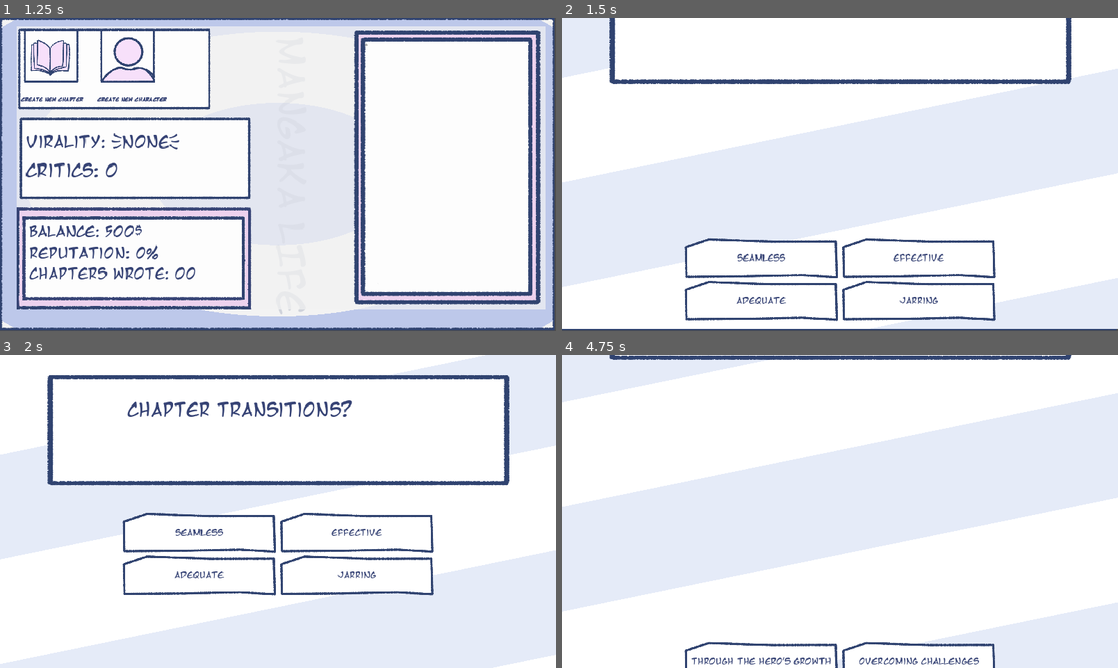
Above: before the commit, frames 1-4 (two rows, left to right).
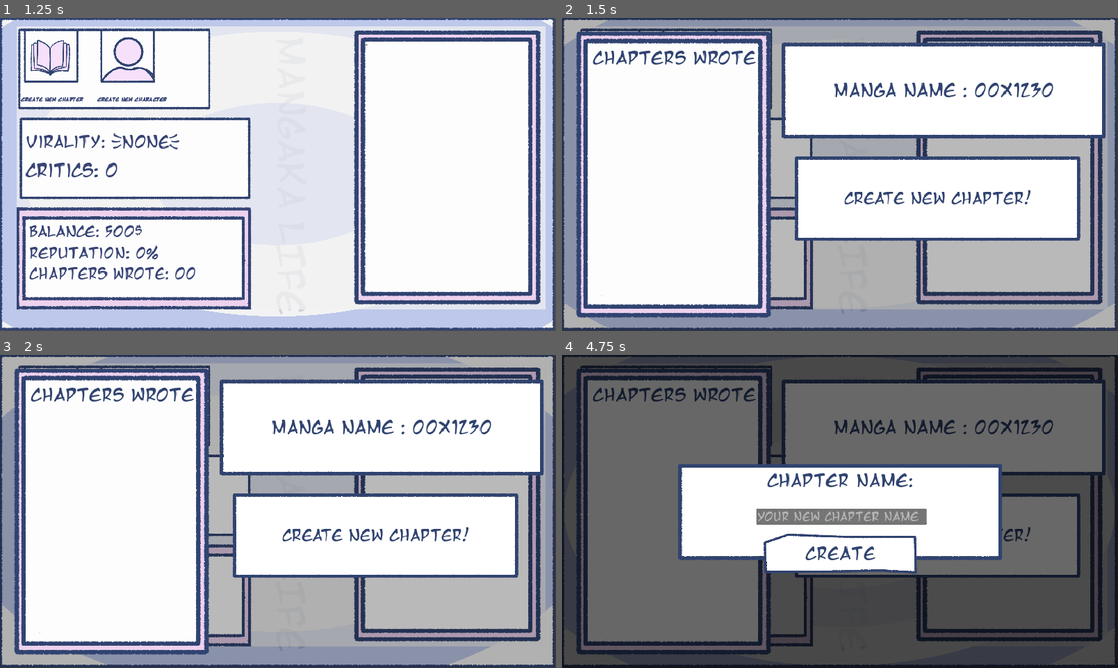
Above: after the commit, the same moments.

Repository: Noodle-Dev/Mangaka-Life
Game: Godot game, scene res://assets/scenes/Menus/Main_Menu.tscn
Two runs of this game, one before a commit and one after it. Both use one fixed random seed, a clock stepped at 60 frames per second and the inputs below. The project has no main scene, so this scene is started directly.
Inputs (mouse positions are in pixels of both pictures, inside the frame that each line leads up to):
- Up to frame 1 (1.25 s): click "Start Game" at 0.5 s
- Up to frame 2 (1.5 s): click "Create New CHapter" at 1.25 s
- Up to frame 3 (2 s): no input
- Up to frame 4 (4.75 s): click "Create New CHapter" at 2 s; click "Create New Character" at 2.75 s; click "Create New Character" at 3.5 s; click (940, 536) at 4.25 s, where only the run after the commit has a clickable "CREATE NEW CHAPTER!"

Frame 1 is identical in both runs. In frame 2, 62% of the frame differs, in the area x 0-100%, y 0-100%; in frame 3, 53%; in frame 4, 97%.

Commit message:
Minor changes

Diff:
--- a/assets/prefabs/Chapters_Viewer.tscn
+++ b/assets/prefabs/Chapters_Viewer.tscn
@@ -1,9 +1,10 @@
-[gd_scene load_steps=5 format=3 uid="uid://ytibql8edrfb"]
+[gd_scene load_steps=6 format=3 uid="uid://ytibql8edrfb"]
 
 [ext_resource type="Texture2D" uid="uid://djj4jkshl6n1r" path="res://assets/sprites/UI/Comments.png" id="1_645l8"]
 [ext_resource type="Script" path="res://assets/scripts/Chapter_Creation/Chapter_Views.gd" id="1_d2vld"]
 [ext_resource type="FontFile" uid="uid://svjf1m8quja6" path="res://assets/fonts/mangat.ttf" id="2_x4iok"]
 [ext_resource type="Texture2D" uid="uid://cnrepagugekve" path="res://assets/sprites/UI/MiniGameHolder.png" id="3_hwg8i"]
+[ext_resource type="Texture2D" uid="uid://dpwnn3anj5uq4" path="res://assets/sprites/UI/UI Question.png" id="5_hbca3"]
 
 [node name="Node2D" type="Node2D"]
 script = ExtResource("1_d2vld")
@@ -89,7 +90,7 @@
 horizontal_alignment = 1
 vertical_alignment = 1
 
-[node name="TextureButton" type="TextureButton" parent="Control"]
+[node name="Create_Chap" type="TextureButton" parent="Control"]
 layout_mode = 1
 anchors_preset = 3
 anchor_left = 1.0
@@ -105,7 +106,7 @@
 scale = Vector2(0.88, 0.88)
 texture_normal = ExtResource("3_hwg8i")
 
-[node name="Manga Name2" type="Label" parent="Control/TextureButton"]
+[node name="Manga Name2" type="Label" parent="Control/Create_Chap"]
 layout_mode = 1
 anchors_preset = 15
 anchor_right = 1.0
@@ -118,3 +119,93 @@
 text = "CREATE NEW CHAPTER!"
 horizontal_alignment = 1
 vertical_alignment = 1
+
+[node name="Chapter_NameCreation" type="ColorRect" parent="Control"]
+visible = false
+layout_mode = 1
+anchors_preset = 15
+anchor_right = 1.0
+anchor_bottom = 1.0
+grow_horizontal = 2
+grow_vertical = 2
+color = Color(0, 0, 0, 0.592157)
+
+[node name="TextureRect3" type="TextureRect" parent="Control/Chapter_NameCreation"]
+layout_mode = 1
+anchors_preset = 8
+anchor_left = 0.5
+anchor_top = 0.5
+anchor_right = 0.5
+anchor_bottom = 0.5
+offset_left = -563.5
+offset_top = -168.5
+offset_right = 563.5
+offset_bottom = 168.5
+grow_horizontal = 2
+grow_vertical = 2
+texture = ExtResource("3_hwg8i")
+
+[node name="Manga Name" type="Label" parent="Control/Chapter_NameCreation/TextureRect3"]
+layout_mode = 1
+anchors_preset = 5
+anchor_left = 0.5
+anchor_right = 0.5
+offset_left = -381.5
+offset_top = 25.0
+offset_right = 381.5
+offset_bottom = 95.0
+grow_horizontal = 2
+theme_override_colors/font_color = Color(0.188235, 0.262745, 0.439216, 1)
+theme_override_fonts/font = ExtResource("2_x4iok")
+theme_override_font_sizes/font_size = 60
+text = "Chapter name:"
+horizontal_alignment = 1
+vertical_alignment = 1
+
+[node name="Chapter_Namer" type="LineEdit" parent="Control/Chapter_NameCreation/TextureRect3"]
+layout_mode = 1
+anchors_preset = -1
+anchor_left = 0.243
+anchor_top = 0.469
+anchor_right = 0.765
+anchor_bottom = 0.605
+offset_left = 0.138977
+offset_top = -0.053009
+offset_right = -0.155029
+offset_bottom = 0.11499
+theme_override_fonts/font = ExtResource("2_x4iok")
+theme_override_font_sizes/font_size = 40
+placeholder_text = "Your new Chapter name here!"
+caret_blink = true
+
+[node name="AppearPanel_Quest" type="TextureButton" parent="Control/Chapter_NameCreation/TextureRect3"]
+layout_mode = 1
+anchors_preset = 7
+anchor_left = 0.5
+anchor_top = 1.0
+anchor_right = 0.5
+anchor_bottom = 1.0
+offset_left = -270.0
+offset_top = -95.0
+offset_right = 270.0
+offset_bottom = 48.0
+grow_horizontal = 2
+grow_vertical = 0
+texture_normal = ExtResource("5_hbca3")
+
+[node name="Manga Name2" type="Label" parent="Control/Chapter_NameCreation/TextureRect3/AppearPanel_Quest"]
+layout_mode = 1
+anchors_preset = 15
+anchor_right = 1.0
+anchor_bottom = 1.0
+grow_horizontal = 2
+grow_vertical = 2
+theme_override_colors/font_color = Color(0.188235, 0.262745, 0.439216, 1)
+theme_override_fonts/font = ExtResource("2_x4iok")
+theme_override_font_sizes/font_size = 60
+text = "Create"
+horizontal_alignment = 1
+vertical_alignment = 1
+
+[connection signal="pressed" from="Control/Create_Chap" to="." method="_on_create_chap_pressed"]
+[connection signal="pressed" from="Control/Chapter_NameCreation/TextureRect3/AppearPanel_Quest" to="." method="_on_appear_panel_quest_pressed"]
--- a/assets/scripts/Chapter_Creation/Chapter_Views.gd
+++ b/assets/scripts/Chapter_Creation/Chapter_Views.gd
@@ -1 +1,28 @@
 extends Node2D
+
+var names_Obj = preload("res://assets/prefabs/Chapter_Creation/chapter_name_created.tscn")
+@onready var names_list = $Control/TextureRect/VBoxContainer
+@onready var chapter_namer = $Control/Chapter_NameCreation/TextureRect3/Chapter_Namer
+
+func _on_create_chap_pressed():
+	# Mostrar el panel de creación de capítulos
+	$Control/Chapter_NameCreation.visible = true
+
+func _on_appear_panel_quest_pressed():
+	# Instanciar la escena que contiene el Label
+	var new_name_instance = names_Obj.instantiate()
+
+	# Acceder al Label llamado "Chapter_Name_Created" en la instancia
+	var label_node = new_name_instance.get_node("Chapter_Name_Created")
+
+	# Actualizar el texto del Label con el contenido de chapter_namer
+	if label_node:
+		label_node.text = chapter_namer.text
+	else:
+		$"../Transitions_Panels".play("CH_Maker_Enter")
+		$"../Chapter_Maker".initialize_quiz()
+		self.visible = false
+		print("Error: No se encontró el nodo 'Chapter_Name_Created' en la instancia.")
+
+	# Añadir la instancia al contenedor de la lista
+	names_list.add_child(new_name_instance)
--- a/assets/scripts/MainStats/main_stats_menu_Logic.gd
+++ b/assets/scripts/MainStats/main_stats_menu_Logic.gd
@@ -145,8 +145,9 @@
 		adjust_balance(-250)
 		GlobalData.G_Chap_Wrote += 1
 		chapters_wrote.text = "Chapters wrote: " + str(GlobalData.G_Chap_Wrote)
-		transitions_panels.play("CH_Maker_Enter")
-		ChapterMakerPanel.initialize_quiz()
+		$Node2D.visible = true
+		#transitions_panels.play("CH_Maker_Enter")
+		#ChapterMakerPanel.initialize_quiz()
 	else:
 		transitions_panels.play("Money_Flash")
 		print("No tienes suficiente balance para crear un capítulo.")
